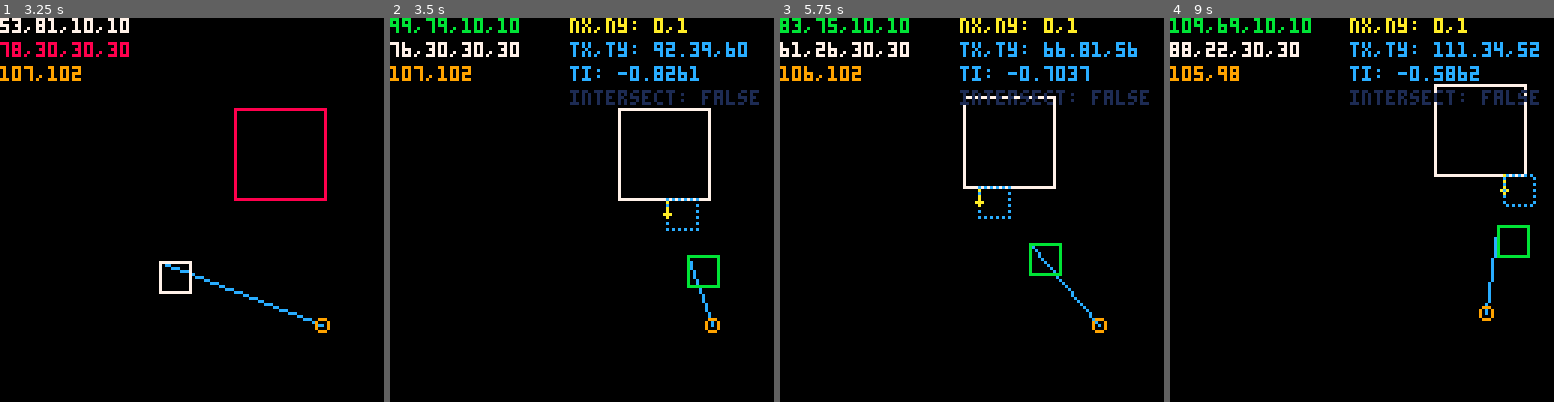
Above: before the commit, frames 1-4 (left to right).
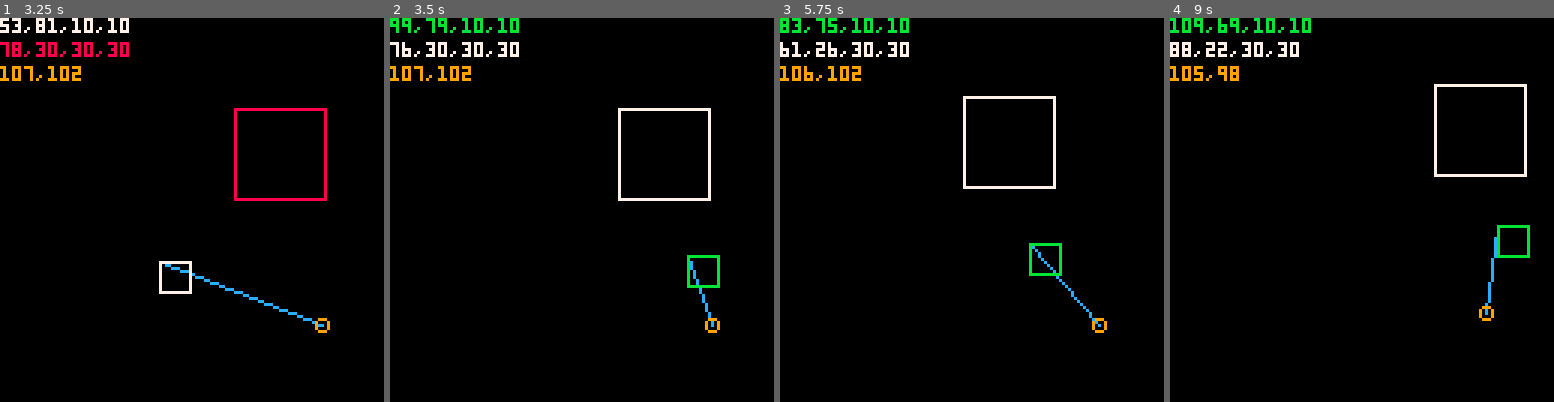
Above: after the commit, the same moments.

Repository: kikito/hit.p8
Game: PICO-8 cartridge hit.p8
The game is run twice, just before and just after one commit, with the same random seed, the same clock (stepped at 60 frames per second) and the same inputs.
Inputs (mouse positions are in pixels of both pictures, inside the frame that each line leads up to):
- Up to frame 1 (3.25 s): tap X (X key) at 0.33, 1.07, 1.85, 2.97 s; click (280, 121) at 0.67 s; click (46, 267) at 1.22 s; hold Right 1.6-2.1 s; click (107, 114) at 1.77 s; hold Up 2.15-2.42 s; click (172, 259) at 2.32 s; hold Right 2.47-3.03 s; click (234, 106) at 2.87 s; hold Left from 3.08 s (still down)
- Up to frame 2 (3.5 s): keep holding Left; click (685, 256) at 3.42 s
- Up to frame 3 (5.75 s): release Left at 3.58 s; hold Down 3.63-3.97 s; click (841, 102) at 3.97 s; hold Right 4.02-4.68 s; tap X (X key) at 4.08, 5.2 s; click (902, 248) at 4.52 s; hold Up 4.73-5.03 s; click (964, 94) at 5.07 s; hold Left 5.08-5.68 s; click (1029, 244) at 5.62 s; hold Down from 5.73 s (still down)
- Up to frame 4 (9 s): release Down at 6.03 s; hold Right 6.08-6.58 s; click (1481, 90) at 6.17 s; tap X (X key) at 6.32, 7.43, 8.55 s; hold Right 6.63-7.13 s; click (1246, 236) at 6.72 s; hold Up 7.18-7.45 s; click (1308, 83) at 7.27 s; hold Right 7.5-8.07 s; click (1369, 229) at 7.82 s; hold Left 8.12-8.62 s; click (1434, 79) at 8.37 s; hold Down from 8.67 s (still down); click (1496, 225) at 8.92 s

Frame 1 is identical in both runs. In frame 2, 2.4% of the frame differs, in the area x 46-97%, y 0-56%; in frame 3, 2.4%; in frame 4, 2.5%, in the area x 46-97%, y 0-50%.

Commit message:
fix issue with collision going backwards when green is near red

Diff:
--- a/hit.lua
+++ b/hit.lua
@@ -55,18 +55,17 @@
     end
   end
 
-  -- aabb1 goes though aabb2, in the direction (forwards or backwards)
-  -- select the smallest displacement
-  if abs(t1)<=abs(t2) then
+  if intersect then
+    -- aabb1 goes though aabb2, in the direction (forwards or backwards)
+    -- select the smallest displacement
+    if abs(t1)<=abs(t2) then
+      t,nx,ny=t1,nx1,ny1
+    else
+      t,nx,ny=t2,nx2,ny2
+    end
+  elseif 0<=t1 and t1<=1 then
     t,nx,ny=t1,nx1,ny1
   else
-    t,nx,ny=t2,nx2,ny2
-  end
-
-  if not intersect and abs(t)>1 then
-    -- the aabbs would intersect if the displacement was longer in the same direction
-    -- we allow the displacement to be longer when the aabbs intersect
-    -- (the displacement needed to exit aabb2 can be much bigger than the intended displacement)
     return nil
   end
 
